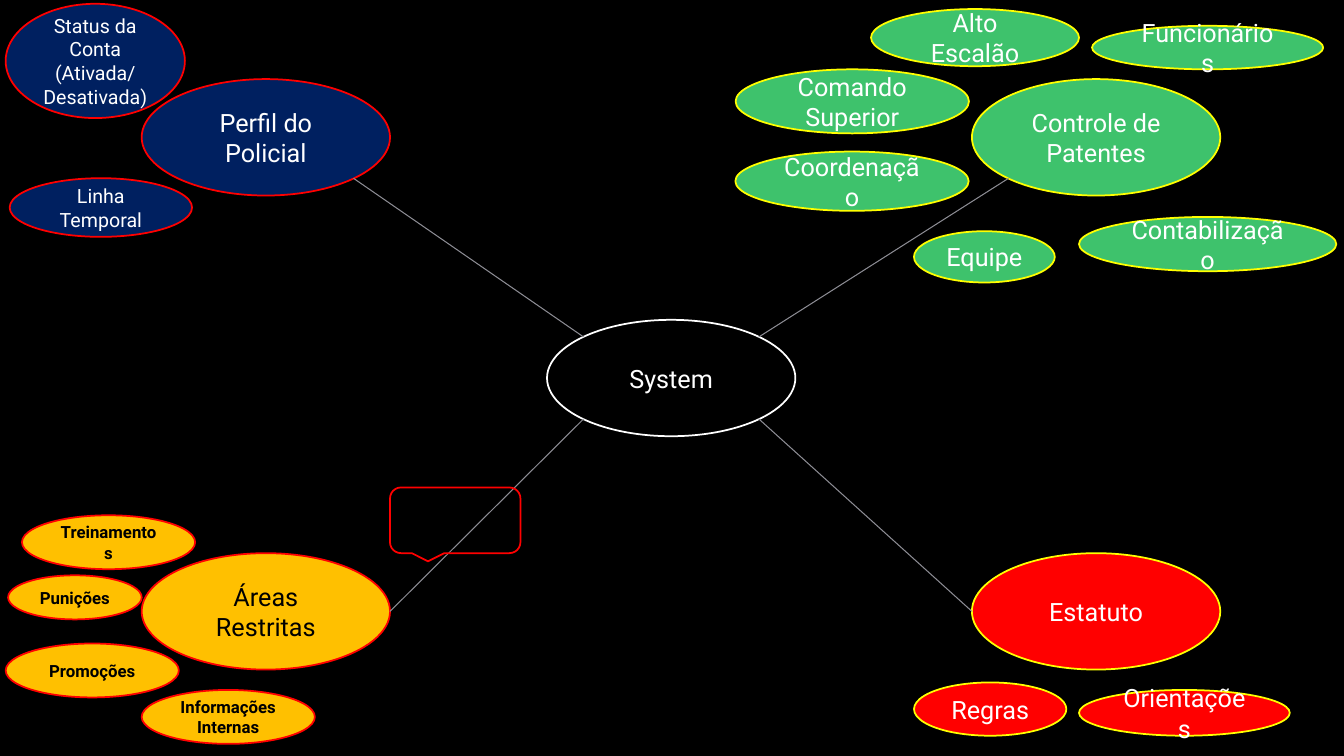
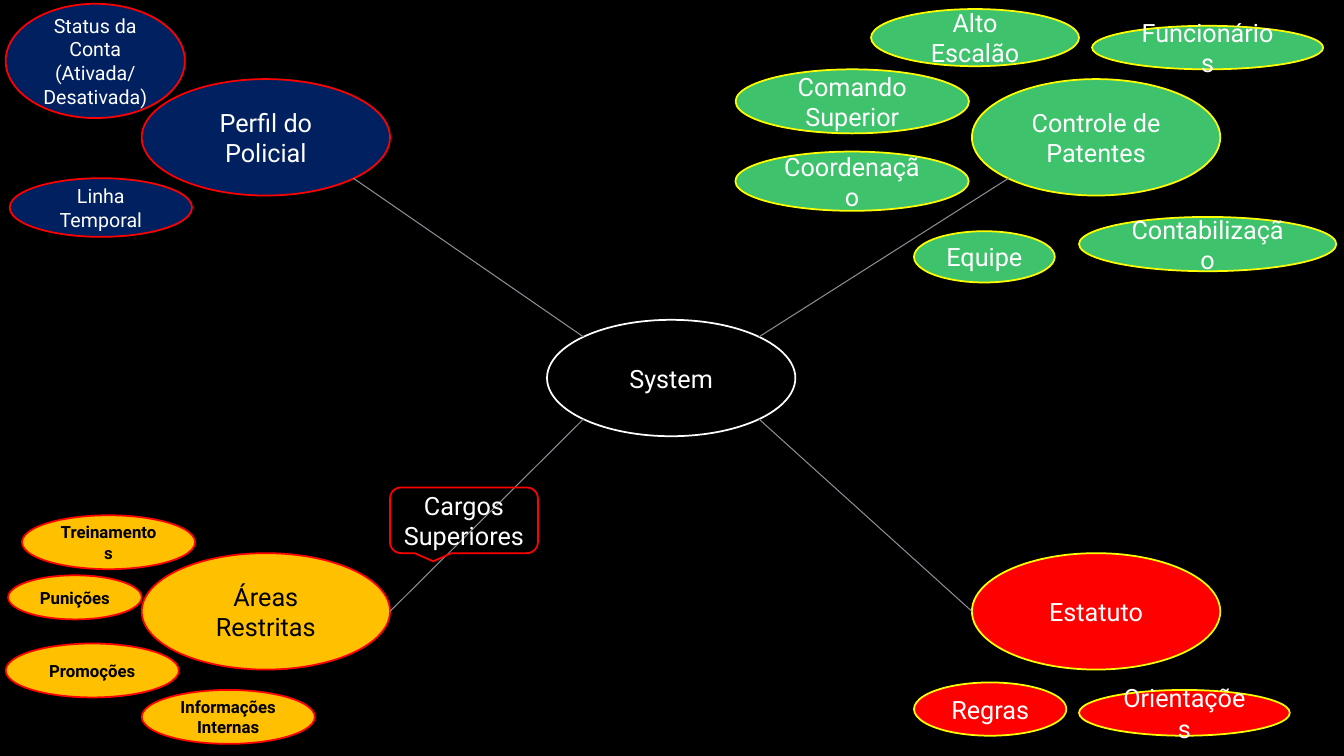
Before and after one commit to GeannBitencourt/PHP, a slide deck: slide 2 of Apresentação (21.06.2022).pptx. Drawn at 1344x756 pixels with LibreOffice and Linux fonts; fonts in the diff are those of the drawing; background and template pictures are left out. Boxes give left, top, right and bottom in pixels: in the first picture for what was removed or moved away, otherwise in the second. Text is boxed around its words. In the diff, an @@ line names an element or a change of style, - is before the commit and + after.

```diff
--- a/Apresentação (21.06.2022).pptx
+++ b/Apresentação (21.06.2022).pptx
@@ rounded speech box "Cargos Superiores": place and size @@
-rounded speech box "Cargos Superiores" at (390, 488, 520, 554)
+rounded speech box "Cargos Superiores" at (390, 488, 538, 554)
@@ text in rounded speech box at (404, 497, 524, 551): text added @@
+Cargos
+Superiores
```
